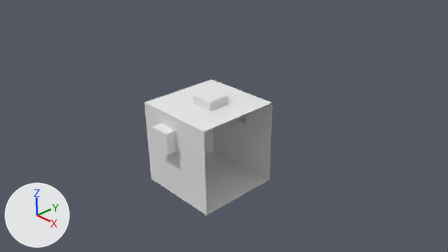
The Blender file Proyecto_1_AR/New Unity Project/Assets/habitacion 1.blend: old version first, new version second.
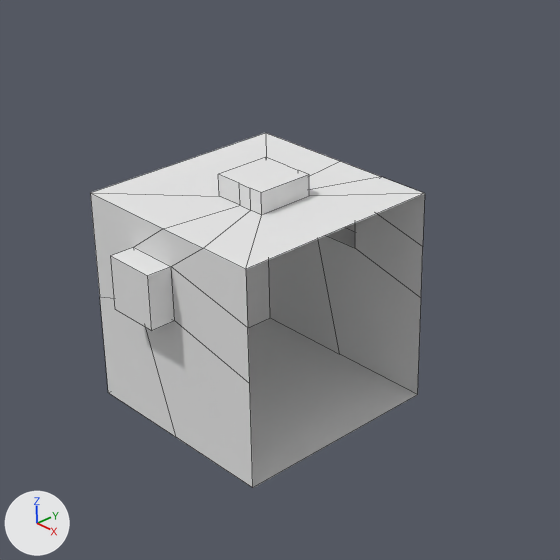
Each version is shown from the file's camera 'Camera', then close up on the part from 25% to 72% of the width and 11% to 96% of the height. Every picture has the same lights, and +X, +Y and +Z are marked at lower left. The close-ups show mesh edges as thin lines.
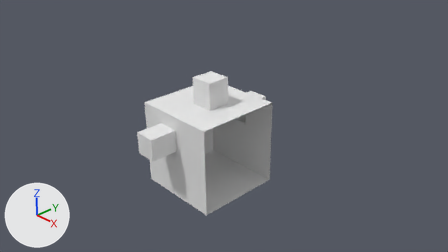
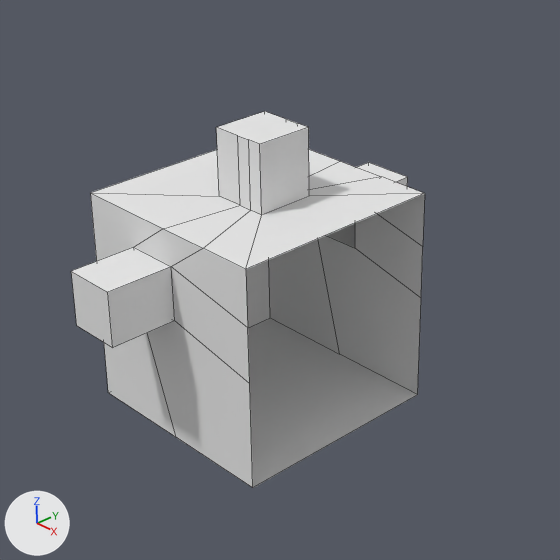
What differs and where, as boxes (x1, y1, x2, y2) in the close-ups (560 x 560 px):
'Cube', reshaped: before (90, 133, 425, 488); after (72, 127, 425, 488)
'Cube.003', reshaped, moved (34% narrower, 8% shorter): before (111, 247, 175, 331); after (71, 271, 113, 348)
'Cube.001', reshaped, moved (42% shorter): before (218, 157, 309, 215); after (217, 111, 308, 144)
part 3 of me_cube, added: after (216, 127, 309, 215)
part 4 of me_cube, added: after (72, 247, 175, 348)
part 5 of me_cube, added: after (326, 162, 408, 248)

The change, as a list of edits to the scene's bpy script:
```text
Change me_cube_005:
    where me_cube_005.from_pydata(...)  # 8 vertices, 5 faces; spans x -0.422..0.078, y -1.235..-1.0, z 0.189..0.689
    used by ob_cube_003; location = (0.0, 0.0, 0.0)
    verts and faces of me_cube_005; kept vertices keep their numbers, new ones are numbered from 8
    before: 0 (-0.422, -1.0, 0.189), 1 (-0.422, -1.0, 0.689) at pixel (133, 247), 2 (0.078, -1.0, 0.189) at pixel (174, 320), 3 (0.078, -1.0, 0.689) at pixel (171, 266), 4 (-0.422, -1.235, 0.189) at pixel (115, 309)
    before: 5 (-0.422, -1.235, 0.689) at pixel (110, 255), 6 (0.078, -1.235, 0.189) at pixel (151, 330), 7 (0.078, -1.235, 0.689) at pixel (147, 275)
    me_cube_005 part 1
    add delete_vertices([*range(0, 8)])  # with the faces that use them
    add verts[8] = (-0.422, -1.221, 0.189)  # pixel (76, 325)
    add verts[9] = (-0.422, -1.221, 0.689)  # pixel (71, 271)
    add verts[10] = (0.078, -1.221, 0.189)  # pixel (112, 347)
    add verts[11] = (0.078, -1.221, 0.689)  # pixel (107, 292)
    add faces += [(8, 9, 11, 10)]
Change me_cube_003:
    used by ob_cube_001; location = (0.0, 0.0, 0.0)
    remove me_cube_003.from_pydata(...)  # 16 vertices, 9 faces; spans x -0.176..0.359, y -0.268..0.268, z 1.0..1.198
    add me_cube_003.from_pydata(...)  # 8 vertices, 1 face; spans x -0.176..0.359, y -0.268..0.268, z 1.216
    me_cube_003 part 2: 16 vertices removed from x -0.176..0.359, y -0.268..0.268, z 1.0..1.198; 8 vertices added at x -0.176..0.359, y -0.268..0.268, z 1.216
Change me_cube:
    used by ob_cube; location = (0.0, 0.0, 0.0)
    remove me_cube.from_pydata(...)  # 36 vertices, 22 faces; spans x -1.0..1.0, y -1.0..1.0, z -1.0..1.0
    add me_cube.from_pydata(...)  # 52 vertices, 38 faces; spans x -1.0..1.0, y -1.62..1.69, z -1.0..1.62
    me_cube part 3: 8 vertices added at x -0.18..0.36, y -0.27..0.27, z 1.62
    me_cube part 4: 4 vertices added at x -0.42..0.08, y -1.62, z 0.19..0.69
    me_cube part 5: 4 vertices added at x -0.31..0.19, y 1.69, z 0.2..0.7
Change ob_cube_003:
    ob_cube_003.location: (0.0, 0.0, 0.0) -> (0.0, -0.4, 0.0)
Change ob_cube_001:
    ob_cube_001.location: (0.0, 0.0, 0.0) -> (0.0, 0.0, 0.4)
```
